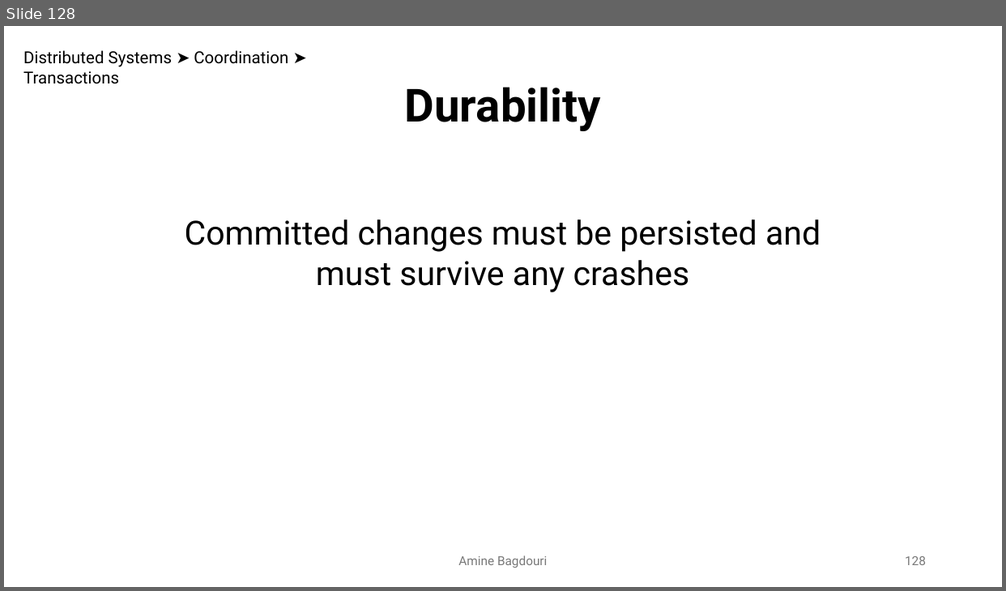
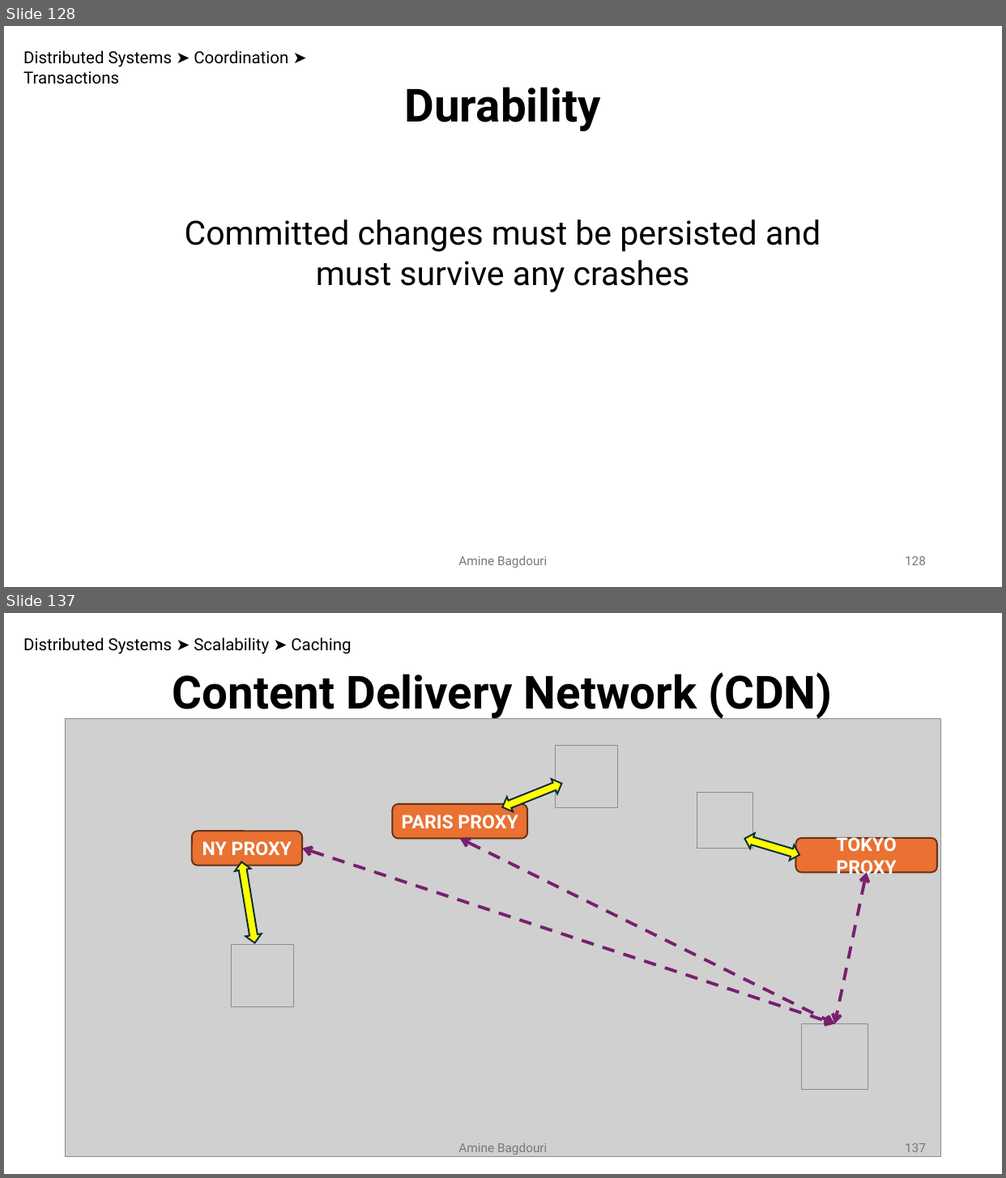
Before and after one commit to aminebag/distributed_systems, a slide deck: distributed_architectures.pptx. Shown one above the other, each under a label of ours: slide 128 before the commit, slides 128 and 137 after it; the slides between them are not shown. The pictures are 1006x591 and 1006x1178 pixels, drawn with LibreOffice and Linux fonts; fonts in the diff are those of the drawing; grey boxes stand for pictures. Boxes give left, top, right and bottom in pixels: in the first picture for what was removed or moved away, otherwise in the second. Text is boxed around its words. In the diff, an @@ line names an element or a change of style, - is before the commit and + after.

```diff
--- a/distributed_architectures.pptx
+++ b/distributed_architectures.pptx
@@ slide 137 added at <box>4,613,1002,1174</box>, background #FFFFFF @@
@@ text added at <box>23,637,351,654</box>, 16 pt, text #000000 @@
+Distributed Systems ➤ Scalability ➤ Caching
@@ text added at <box>172,672,832,719</box>, 44 pt, text #000000, bold @@
+Content Delivery Network (CDN)
@@ picture added at <box>65,718,941,1157</box> @@
@@ picture added at <box>555,746,618,808</box> @@
@@ left right arrow added at <box>500,776,565,815</box>, fill #FFFF00, outline #092A39 1.5 pt @@
@@ rounded rectangle added at <box>393,804,527,838</box>, fill #E97132, outline #663216 1.5 pt, 18 pt, text #FFFFFF, bold @@
+PARIS PROXY
@@ picture added at <box>697,793,753,849</box> @@
@@ rounded rectangle added at <box>192,831,303,865</box>, fill #E97132, outline #663216 1.5 pt, 18 pt, text #FFFFFF, bold @@
+NY PROXY
@@ left right arrow added at <box>743,831,802,862</box>, fill #FFFF00, outline #092A39 1.5 pt @@
@@ double arrow added from (302, 848) to (835, 1024), #78206E 3 pt dashed @@
@@ double arrow added from (460, 838) to (835, 1024), #78206E 3 pt dashed @@
@@ rounded rectangle added at <box>796,838,938,873</box>, fill #E97132, outline #663216 1.5 pt, 18 pt, text #FFFFFF, bold @@
+TOKYO PROXY
@@ left right arrow added at <box>234,860,262,944</box>, fill #FFFF00, outline #092A39 1.5 pt @@
@@ double arrow added from (867, 873) to (835, 1024), #78206E 3 pt dashed @@
@@ picture added at <box>232,944,295,1007</box> @@
@@ picture added at <box>802,1024,868,1090</box> @@
@@ text added at <box>458,1143,547,1155</box>, 12 pt, text #797979 @@
+Amine Bagdouri
@@ page number added at <box>905,1144,926,1152</box>, 12 pt, text #797979 @@
+137
```
Also in this commit, not shown: 17 other slides added.
